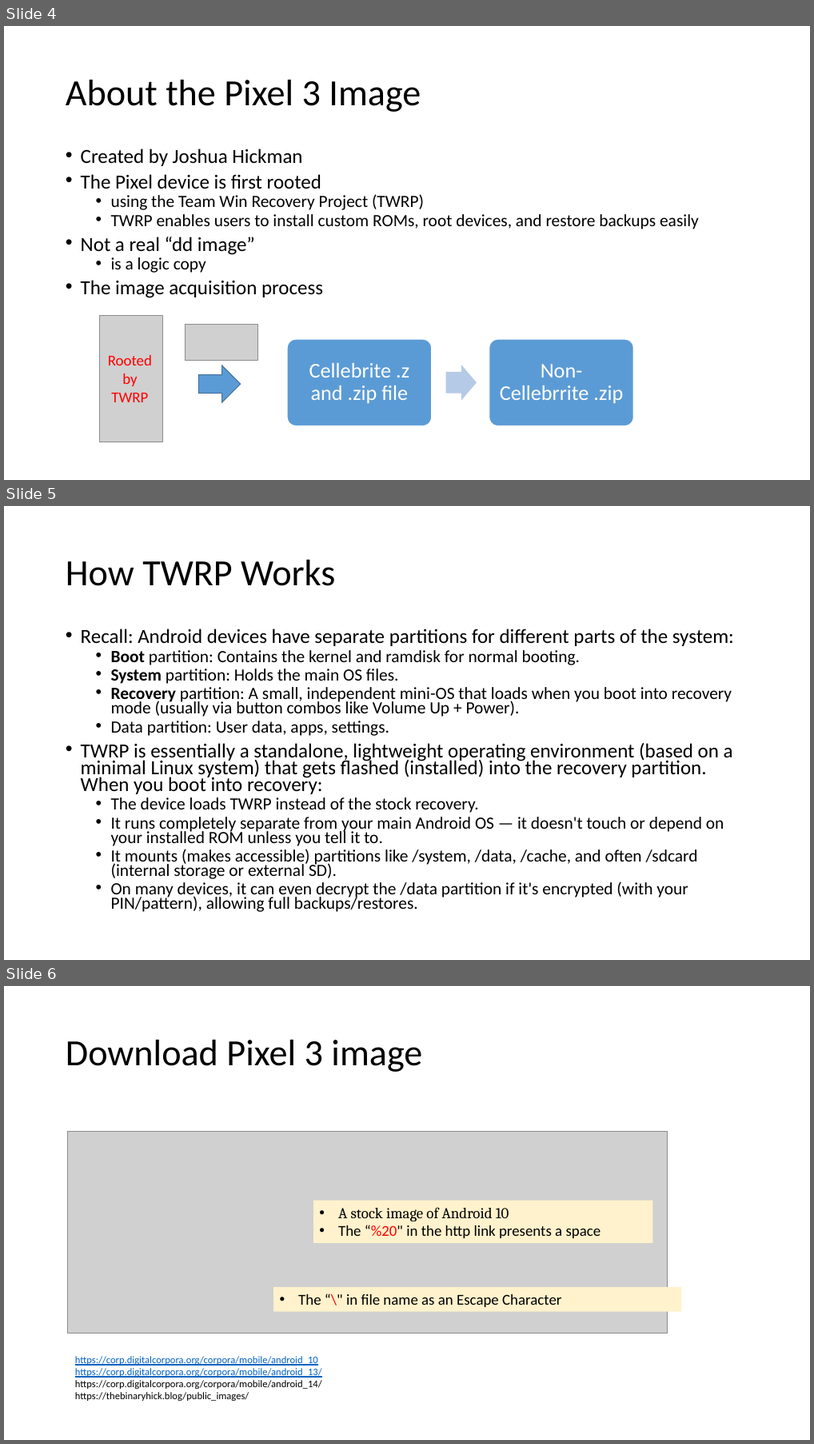
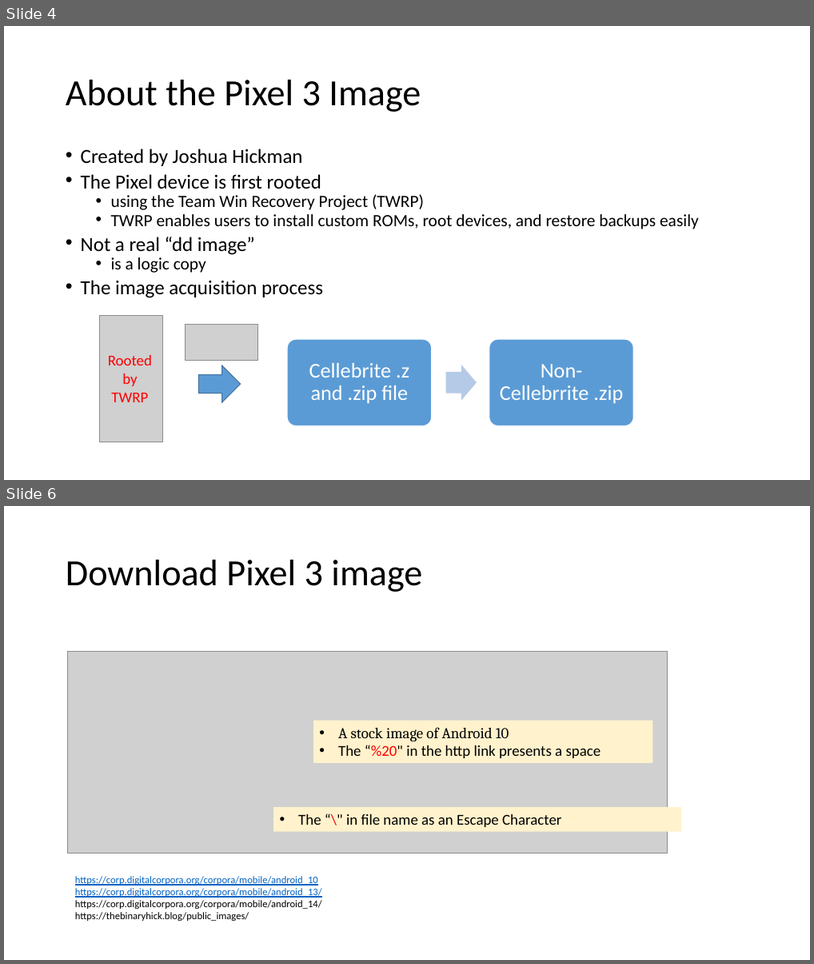
Before and after one commit to frankwxu/digital-forensics-lab, a slide deck: Android10/1_Pixel3_Image.pptx. Shown one above the other, each under a label of ours: slides 4, 5 and 6 before the commit, slides 4 and 6 after it; the slides between them are not shown. The pictures are 814x1444 and 814x964 pixels, drawn with LibreOffice and Linux fonts; fonts in the diff are those of the drawing; grey boxes stand for pictures; background and template pictures are left out. Boxes give left, top, right and bottom in pixels: in the first picture for what was removed or moved away, otherwise in the second. Text is boxed around its words. In the diff, an @@ line names an element or a change of style, - is before the commit and + after.

Commit message:
Update Android 10 Introduction

```diff
--- a/Android10/1_Pixel3_Image.pptx
+++ b/Android10/1_Pixel3_Image.pptx
@@ slide 5 removed at box(4, 506, 810, 960), background #FFFFFF @@
@@ title removed at box(66, 560, 335, 586) @@
-How TWRP Works
@@ text removed at box(81, 628, 734, 912) @@
-• Recall: Android devices have separate partitions for different parts of the system:
-  • Boot partition: Contains the kernel and ramdisk for normal booting.
-  • System partition: Holds the main OS files.
-  • Recovery partition: A small, independent mini-OS that loads when you boot into recovery mode (usually via button combos like Volume Up + Power).
-  • Data partition: User data, apps, settings.
-• TWRP is essentially a standalone, lightweight operating environment (based on a minimal Linux system) that gets flashed (installed) into the recovery partition. When you boot into recovery:
-  • The device loads TWRP instead of the stock recovery.
-  • It runs completely separate from your main Android OS — it doesn't touch or depend on your installed ROM unless you tell it to.
-  • It mounts (makes accessible) partitions like /system, /data, /cache, and often /sdcard (internal storage or external SD).
-  • On many devices, it can even decrypt the /data partition if it's encrypted (with your PIN/pattern), allowing full backups/restores.
```
Also in this commit, not shown: 1 slide changed, 1 slide added.
